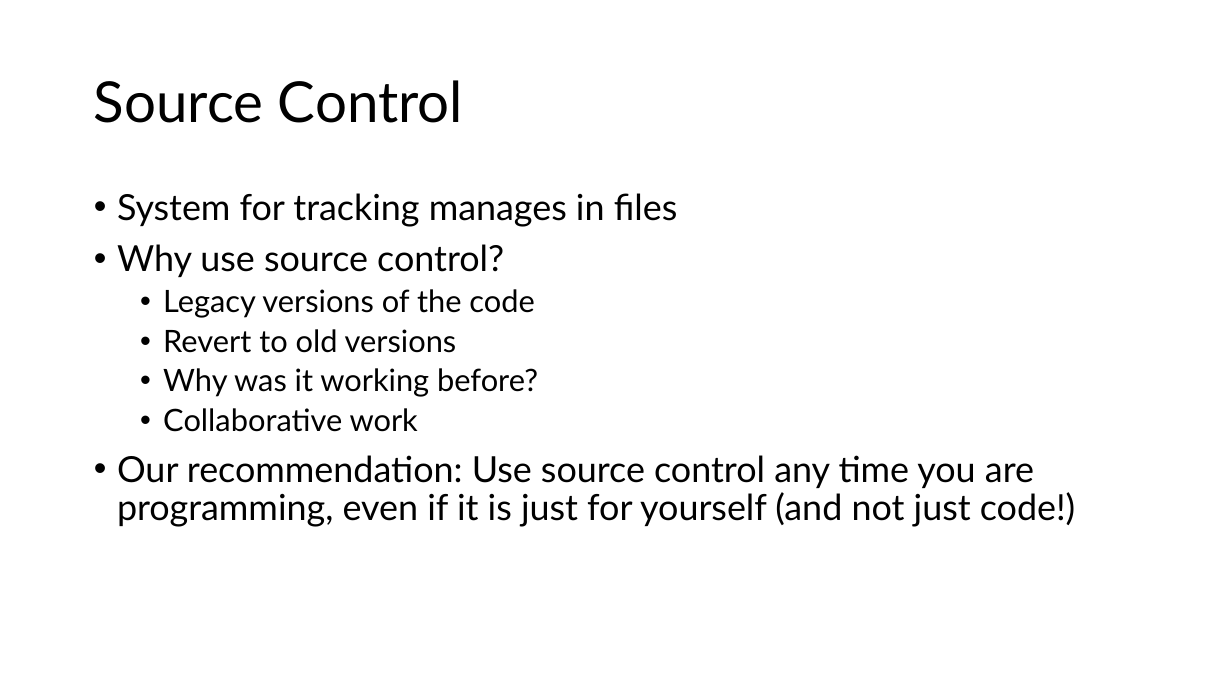
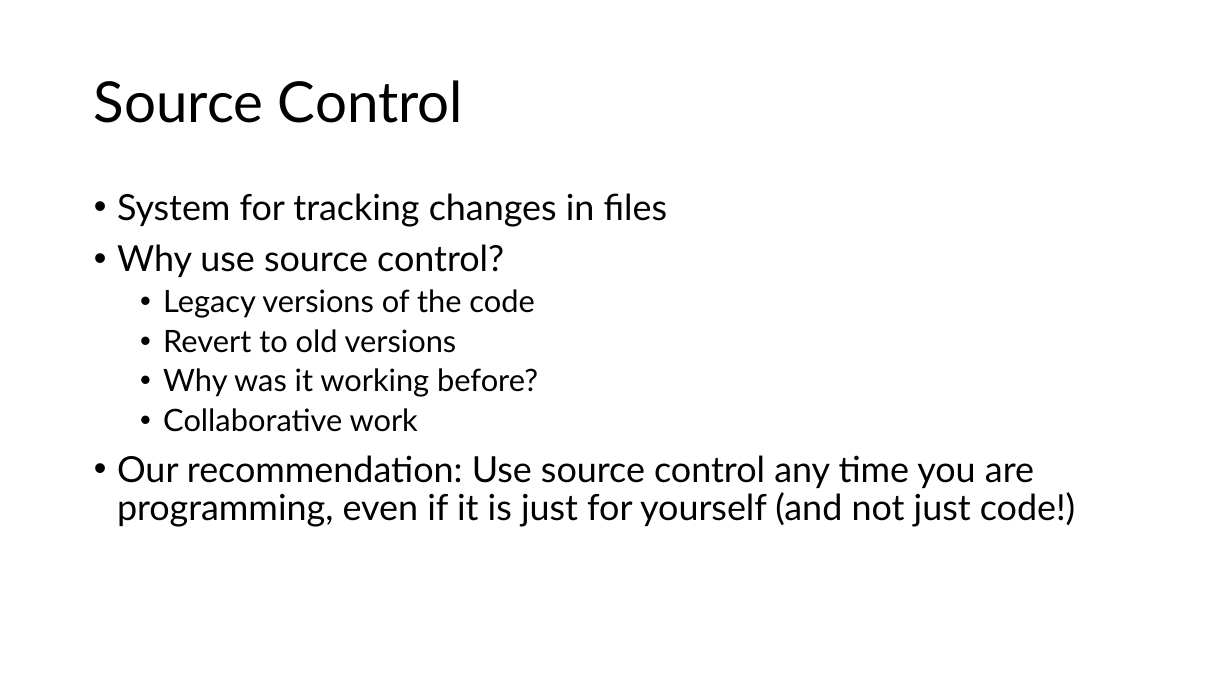
Before and after one commit to semaphoreP/codeastro, a slide deck: slide 2 of Day1/intro_to_git.pptx. Drawn at 1232x693 pixels with LibreOffice and Linux fonts; fonts in the diff are those of the drawing. Boxes give left, top, right and bottom in pixels: in the first picture for what was removed or moved away, otherwise in the second. Text is boxed around its words. In the diff, an @@ line names an element or a change of style, - is before the commit and + after.

```diff
--- a/Day1/intro_to_git.pptx
+++ b/Day1/intro_to_git.pptx
@@ text at box(117, 193, 668, 227): text changed @@
-• System for tracking manages in files
+• System for tracking changes in files
```
Also in this commit, not shown: 1 slide added.
